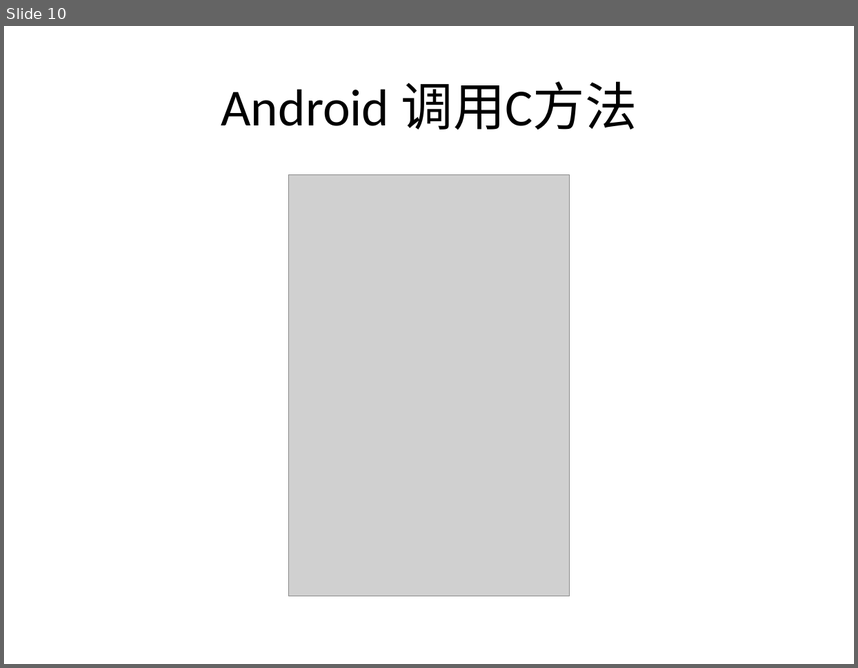
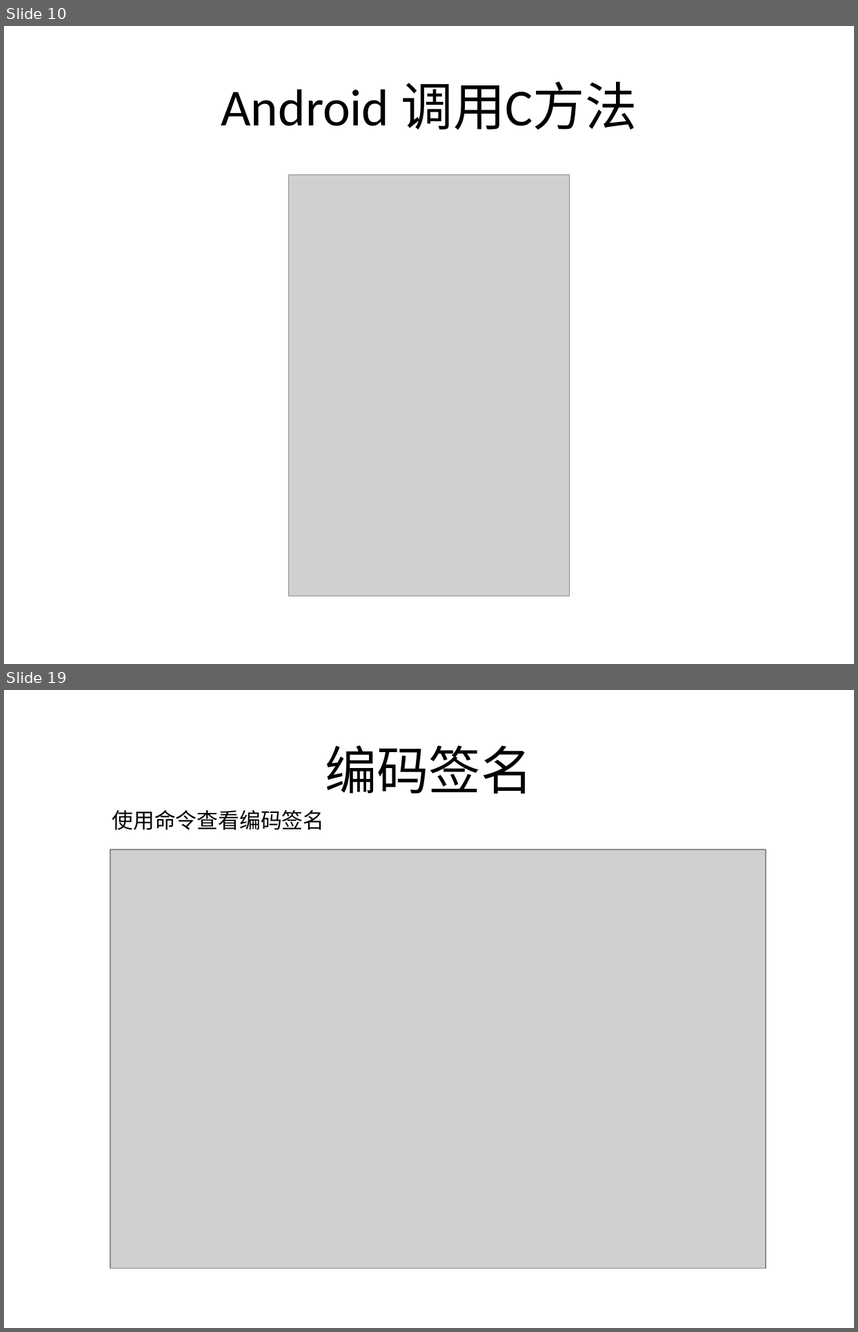
Before and after one commit to lovehzh/JNI-Study, a slide deck: JNI技术.pptx. Shown one above the other, each under a label of ours: slide 10 before the commit, slides 10 and 19 after it; the slides between them are not shown. The pictures are 858x668 and 858x1332 pixels, drawn with LibreOffice and Linux fonts; fonts in the diff are those of the drawing; grey boxes stand for pictures; background and template pictures are left out. Boxes give left, top, right and bottom in pixels: in the first picture for what was removed or moved away, otherwise in the second. Text is boxed around its words. In the diff, an @@ line names an element or a change of style, - is before the commit and + after.

```diff
--- a/JNI技术.pptx
+++ b/JNI技术.pptx
@@ slide 19 added at bbox=[4, 690, 854, 1328], background picture (left out) @@
@@ title added at bbox=[325, 745, 533, 793], 44 pt, text #000000 @@
+编码签名
@@ text added at bbox=[112, 810, 324, 830], 18 pt, text #000000 @@
+使用命令查看编码签名
@@ picture added at bbox=[110, 849, 766, 1268] @@
```
Also in this commit, not shown: 9 other slides added.
